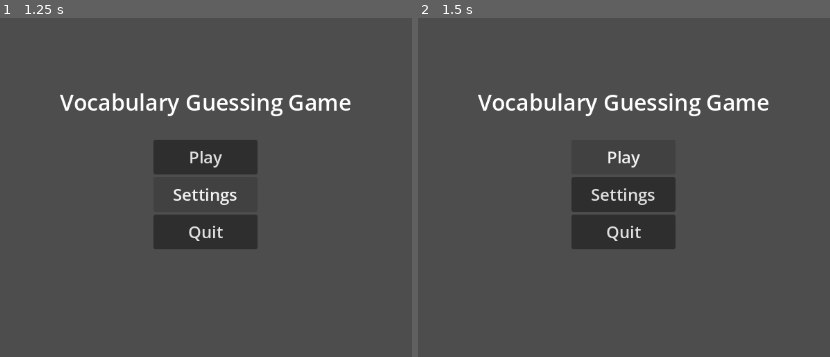
Above: before the commit, frames 1-2 (left to right).
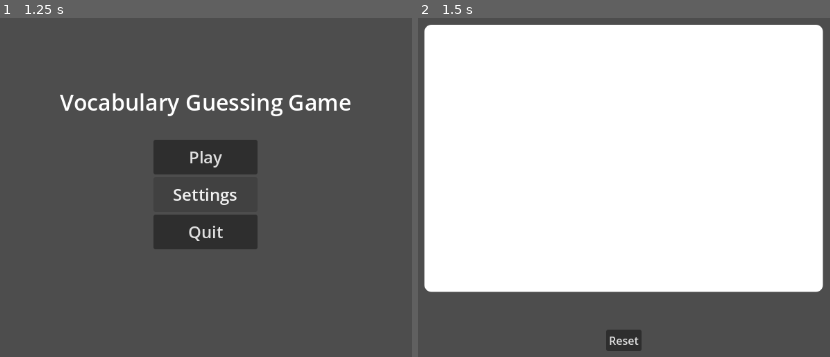
Above: after the commit, the same moments.

Repository: anaissnow/vocabulary-memorization-game
Game: Godot game, scene res://scenes/menus/main_menu.tscn
The game is run twice, just before and just after one commit, with the same random seed, the same clock (stepped at 60 frames per second) and the same inputs. The engine's default icon, where the game draws it, is replaced by a stand-in: a white triangle on a blue panel in a dark square.
Inputs:
- Up to frame 1 (1.25 s): click "Settings" at 0.5 s
- Up to frame 2 (1.5 s): click "Play" at 1.25 s

Frame 1 is identical in both runs. In frame 2, 76% of the frame differs, in the area x 1-99%, y 2-99%.

Commit message:
card data setup in game level
although the image and spelling don't show up yet

Diff:
--- a/vocabulary-memorization-game/project.godot
+++ b/vocabulary-memorization-game/project.godot
@@ -12,7 +12,7 @@
 
 config/name="Vocabulary Memorization Game"
 run/main_scene="uid://dd4ixh01ueche"
-config/features=PackedStringArray("4.6", "Mobile")
+config/features=PackedStringArray("4.7", "Mobile")
 config/icon="res://icon.svg"
 
 [physics]
--- a/vocabulary-memorization-game/scenes/menus/main_menu.tscn
+++ b/vocabulary-memorization-game/scenes/menus/main_menu.tscn
@@ -11,8 +11,9 @@
 grow_vertical = 2
 script = ExtResource("1_xqga4")
 
-[node name="MarginContainer" type="MarginContainer" parent="." unique_id=450831335]
-layout_mode = 1
+[node name="CanvasLayer" type="CanvasLayer" parent="." unique_id=1813287093]
+
+[node name="MarginContainer" type="MarginContainer" parent="CanvasLayer" unique_id=450831335]
 anchors_preset = 13
 anchor_left = 0.5
 anchor_right = 0.5
@@ -22,12 +23,12 @@
 grow_horizontal = 2
 grow_vertical = 2
 
-[node name="VBoxContainer" type="VBoxContainer" parent="MarginContainer" unique_id=1533870875]
+[node name="VBoxContainer" type="VBoxContainer" parent="CanvasLayer/MarginContainer" unique_id=1533870875]
 layout_mode = 2
 size_flags_horizontal = 4
 size_flags_vertical = 4
 
-[node name="Title" type="Label" parent="MarginContainer/VBoxContainer" unique_id=750603603]
+[node name="Title" type="Label" parent="CanvasLayer/MarginContainer/VBoxContainer" unique_id=750603603]
 custom_minimum_size = Vector2(300, 100)
 layout_mode = 2
 size_flags_horizontal = 4
@@ -36,27 +37,27 @@
 horizontal_alignment = 1
 vertical_alignment = 1
 
-[node name="PlayButton" type="Button" parent="MarginContainer/VBoxContainer" unique_id=1459120070]
+[node name="PlayButton" type="Button" parent="CanvasLayer/MarginContainer/VBoxContainer" unique_id=1459120070]
 custom_minimum_size = Vector2(150, 50)
 layout_mode = 2
 size_flags_horizontal = 4
 theme_override_font_sizes/font_size = 24
 text = "Play"
 
-[node name="SettingsButton" type="Button" parent="MarginContainer/VBoxContainer" unique_id=937670927]
+[node name="SettingsButton" type="Button" parent="CanvasLayer/MarginContainer/VBoxContainer" unique_id=937670927]
 custom_minimum_size = Vector2(150, 50)
 layout_mode = 2
 size_flags_horizontal = 4
 theme_override_font_sizes/font_size = 24
 text = "Settings"
 
-[node name="QuitButton" type="Button" parent="MarginContainer/VBoxContainer" unique_id=1948192369]
+[node name="QuitButton" type="Button" parent="CanvasLayer/MarginContainer/VBoxContainer" unique_id=1948192369]
 custom_minimum_size = Vector2(150, 50)
 layout_mode = 2
 size_flags_horizontal = 4
 theme_override_font_sizes/font_size = 24
 text = "Quit"
 
-[connection signal="pressed" from="MarginContainer/VBoxContainer/PlayButton" to="." method="_on_play_button_pressed"]
-[connection signal="pressed" from="MarginContainer/VBoxContainer/SettingsButton" to="." method="_on_settings_button_pressed"]
-[connection signal="pressed" from="MarginContainer/VBoxContainer/QuitButton" to="." method="_on_quit_button_pressed"]
+[connection signal="pressed" from="CanvasLayer/MarginContainer/VBoxContainer/PlayButton" to="." method="_on_play_button_pressed"]
+[connection signal="pressed" from="CanvasLayer/MarginContainer/VBoxContainer/SettingsButton" to="." method="_on_settings_button_pressed"]
+[connection signal="pressed" from="CanvasLayer/MarginContainer/VBoxContainer/QuitButton" to="." method="_on_quit_button_pressed"]
--- /dev/null
+++ b/vocabulary-memorization-game/scenes/test_level.tscn
@@ -0,0 +1,39 @@
+[gd_scene format=3 uid="uid://cauu7jhe00wfc"]
+
+[ext_resource type="Script" uid="uid://ch6mbox4xyywi" path="res://scripts/test_level.gd" id="1_ahbqi"]
+[ext_resource type="Script" uid="uid://bjbn6skn2hnwh" path="res://scripts/resource/CardData.gd" id="2_7gix3"]
+[ext_resource type="Resource" uid="uid://babrvk68rdwuw" path="res://scripts/card data/egg.tres" id="3_4asn1"]
+[ext_resource type="Resource" uid="uid://cv3k8pmddjue7" path="res://scripts/card data/jar.tres" id="4_dw7u0"]
+[ext_resource type="Resource" uid="uid://blt7v3glbhwa2" path="res://scripts/card data/chair.tres" id="5_fyxdr"]
+[ext_resource type="Resource" uid="uid://c0ikp7c5htdg3" path="res://scripts/card data/godot.tres" id="6_kpk0m"]
+[ext_resource type="Resource" uid="uid://c6eophji132s3" path="res://scripts/card data/teacher.tres" id="7_qs1vn"]
+[ext_resource type="Resource" uid="uid://cog1vonx23440" path="res://scripts/card data/firefighter.tres" id="8_13hs1"]
+[ext_resource type="PackedScene" uid="uid://dslfvda24cytw" path="res://scenes/ui/card_front.tscn" id="9_7gix3"]
+
+[node name="TestLevel" type="Node2D" unique_id=41328260]
+script = ExtResource("1_ahbqi")
+cards = Array[ExtResource("2_7gix3")]([ExtResource("3_4asn1"), ExtResource("4_dw7u0"), ExtResource("5_fyxdr"), ExtResource("6_kpk0m"), ExtResource("7_qs1vn"), ExtResource("8_13hs1")])
+
+[node name="CanvasLayer" type="CanvasLayer" parent="." unique_id=1397606924]
+
+[node name="CardFront" parent="CanvasLayer" unique_id=225734269 instance=ExtResource("9_7gix3")]
+offset_left = -287.25
+offset_top = -192.75
+offset_right = 287.25
+offset_bottom = 192.75
+
+[node name="Reset" type="Button" parent="CanvasLayer" unique_id=486303882]
+anchors_preset = 7
+anchor_left = 0.5
+anchor_top = 1.0
+anchor_right = 0.5
+anchor_bottom = 1.0
+offset_left = -25.0
+offset_top = -77.0
+offset_right = 26.0
+offset_bottom = -46.0
+grow_horizontal = 2
+grow_vertical = 0
+text = "Reset"
+
+[connection signal="pressed" from="CanvasLayer/Reset" to="." method="_on_reset_pressed"]
--- a/vocabulary-memorization-game/scenes/ui/card_front.tscn
+++ b/vocabulary-memorization-game/scenes/ui/card_front.tscn
@@ -7,9 +7,11 @@
 corner_radius_bottom_right = 10
 corner_radius_bottom_left = 10
 
+[sub_resource type="ImageTexture" id="ImageTexture_7gix3"]
+
 [node name="CardFront" type="Panel" unique_id=225734269]
+custom_minimum_size = Vector2(574.5, 385.5)
 clip_contents = true
-custom_minimum_size = Vector2(574.5, 385.5)
 anchors_preset = 8
 anchor_left = 0.5
 anchor_top = 0.5
@@ -43,6 +45,12 @@
 theme_override_constants/separation = 20
 
 [node name="TextureRect" type="TextureRect" parent="CenterContainer/VBoxContainer" unique_id=1601391331]
+unique_name_in_owner = true
+layout_mode = 2
+texture = SubResource("ImageTexture_7gix3")
+
+[node name="Label" type="Label" parent="CenterContainer/VBoxContainer" unique_id=1300080457]
+unique_name_in_owner = true
 layout_mode = 2
 
 [node name="HBoxContainer" type="HBoxContainer" parent="CenterContainer/VBoxContainer" unique_id=2100910271]
--- a/vocabulary-memorization-game/scripts/main_menu.gd
+++ b/vocabulary-memorization-game/scripts/main_menu.gd
@@ -1,12 +1,12 @@
 extends Control
 
-@onready var play_button: Button = $MarginContainer/VBoxContainer/PlayButton
-@onready var settings_button: Button = $MarginContainer/VBoxContainer/SettingsButton
-@onready var quit_button: Button = $MarginContainer/VBoxContainer/QuitButton
-
+@onready var play_button: Button = $CanvasLayer/MarginContainer/VBoxContainer/PlayButton
+@onready var settings_button: Button = $CanvasLayer/MarginContainer/VBoxContainer/SettingsButton
+@onready var quit_button: Button = $CanvasLayer/MarginContainer/VBoxContainer/QuitButton
+var level = preload("uid://cauu7jhe00wfc")
 
 func _on_play_button_pressed() -> void:
-	pass # Replace with function body.
+	get_tree().change_scene_to_packed(level)
 
 
 func _on_settings_button_pressed() -> void:
--- /dev/null
+++ b/vocabulary-memorization-game/scripts/test_level.gd
@@ -0,0 +1,17 @@
+extends Node2D
+
+
+@onready var card_front: Panel = $CanvasLayer/CardFront
+
+@export var cards: Array[CardData]
+
+
+func _ready() -> void:
+	var card = cards.pick_random()
+	var image = card_front.get_node("%TextureRect")
+	var label = card_front.get_node("%Label")
+	label.text = "".join(card.hint_spelling)
+	image = card.image
+
+func _on_reset_pressed() -> void:
+	get_tree().reload_current_scene()
Not shown, added: vocabulary-memorization-game/scripts/test_level.gd.uid
